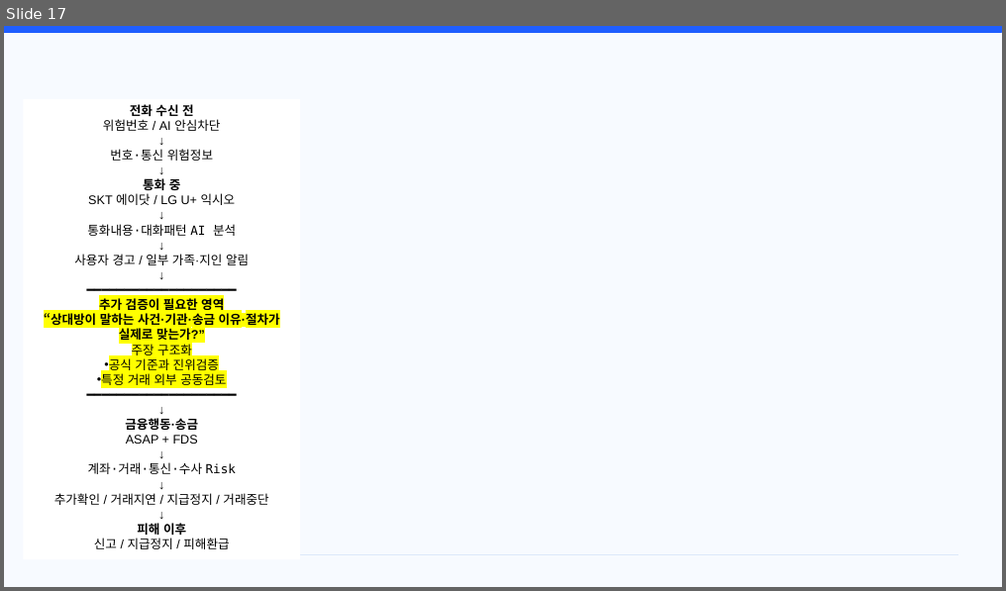
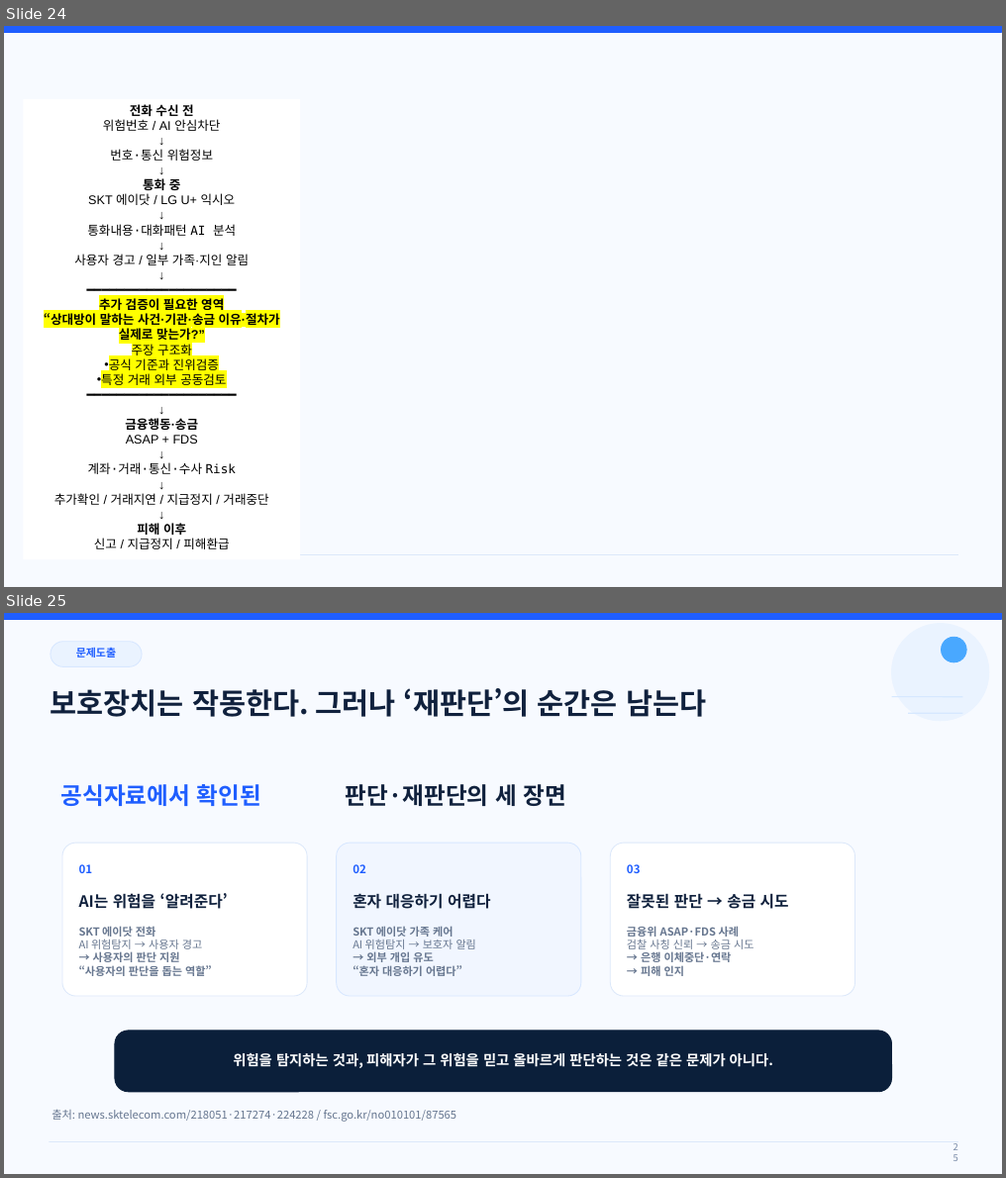
Before and after one commit to hamhj7694/AIXTeamProject2, a slide deck: 01_docs/01_proposal/01.frow/03_제안서 본작성.pptx. Shown one above the other, each under a label of ours: slide 17 before the commit, slides 24 and 25 after it. The pictures are 1006x591 and 1006x1178 pixels, drawn with LibreOffice and Linux fonts; fonts in the diff are those of the drawing. Boxes give left, top, right and bottom in pixels: in the first picture for what was removed or moved away, otherwise in the second. Text is boxed around its words. In the diff, an @@ line names an element or a change of style, - is before the commit and + after.

```diff
--- a/01_docs/01_proposal/01.frow/03_제안서 본작성.pptx
+++ b/01_docs/01_proposal/01.frow/03_제안서 본작성.pptx
@@ slide 25 added at [4, 613, 1002, 1174], background #F7FAFF; not listed: 2 template elements that a slide beside it also shows @@
@@ rounded rectangle added at [51, 642, 142, 666], fill #EAF3FF, outline #D7E7FF 0.8 pt @@
@@ ellipse added at [892, 624, 989, 721], fill #EAF3FF, outline #EAF3FF 0.8 pt @@
@@ ellipse added at [942, 637, 966, 663], fill #49A8FF, outline #49A8FF 0.8 pt @@
@@ text added at [76, 647, 116, 658], 10.5 pt, text #1F5EFF, bold @@
+문제도출
@@ text added at [51, 688, 706, 717], 28 pt, text #10213D, bold @@
+보호장치는 작동한다. 그러나 ‘재판단’의 순간은 남는다
@@ line added from (892, 697) to (963, 697), #D6E8FF 1.1 pt @@
@@ line added from (908, 713) to (963, 713), #D6E8FF 1.1 pt @@
@@ text added at [60, 784, 261, 806], 22.5 pt, text #1F5EFF, bold @@
+공식자료에서 확인된
@@ text added at [346, 784, 567, 806], 22.5 pt, text #10213D, bold @@
+판단·재판단의 세 장면
@@ rounded rectangle added at [62, 843, 307, 996], fill #FFFFFF, outline #DCE8FA 0.8 pt @@
@@ rounded rectangle added at [337, 843, 581, 996], fill #F1F6FF, outline #D7E7FF 0.8 pt @@
@@ rounded rectangle added at [611, 843, 855, 996], fill #FFFFFF, outline #DCE8FA 0.8 pt @@
@@ text added at [79, 864, 93, 873], 11 pt, text #1F5EFF, bold @@
+01
@@ text added at [352, 864, 366, 873], 11 pt, text #1F5EFF, bold @@
+02
@@ text added at [627, 864, 641, 873], 11 pt, text #1F5EFF, bold @@
+03
@@ text added at [79, 893, 228, 909], 15 pt, text #10213D, bold @@
+AI는 위험을 ‘알려준다’
@@ text added at [352, 893, 490, 909], 15 pt, text #10213D, bold @@
+혼자 대응하기 어렵다
@@ text added at [627, 893, 789, 909], 15 pt, text #10213D, bold @@
+잘못된 판단 → 송금 시도
@@ text added at [79, 926, 212, 976], 10.6 pt, text #66768F, bold @@
+SKT 에이닷 전화
+AI 위험탐지 → 사용자 경고
+→ 사용자의 판단 지원
+“사용자의 판단을 돕는 역할”
@@ text added at [352, 926, 476, 976], 10.6 pt, text #66768F, bold @@
+SKT 에이닷 가족 케어
+AI 위험탐지 → 보호자 알림
+→ 외부 개입 유도
+“혼자 대응하기 어렵다”
@@ text added at [627, 926, 753, 976], 10.6 pt, text #66768F, bold @@
+금융위 ASAP·FDS 사례
+검찰 사칭 신뢰 → 송금 시도
+→ 은행 이체중단·연락
+→ 피해 인지
@@ rounded rectangle added at [115, 1031, 892, 1092], fill #0B1F3A, outline #0B1F3A 0.8 pt @@
@@ text added at [233, 1054, 773, 1068], 13.7 pt, text #FFFFFF, bold @@
+위험을 탐지하는 것과, 피해자가 그 위험을 믿고 올바르게 판단하는 것은 같은 문제가 아니다.
@@ text added at [52, 1109, 457, 1122], 10.7 pt, text #66768F @@
+출처: news.sktelecom.com/218051·217274·224228 / fsc.go.kr/no010101/87565
@@ page number added at [944, 1146, 966, 1159], 9 pt, text #7B8CA8 @@
+25
@@ what was slide 17 is now slide 24 @@
```
Also in this commit, not shown: 4 slides changed, 9 other slides added, 1 slide removed, 7 other files.
